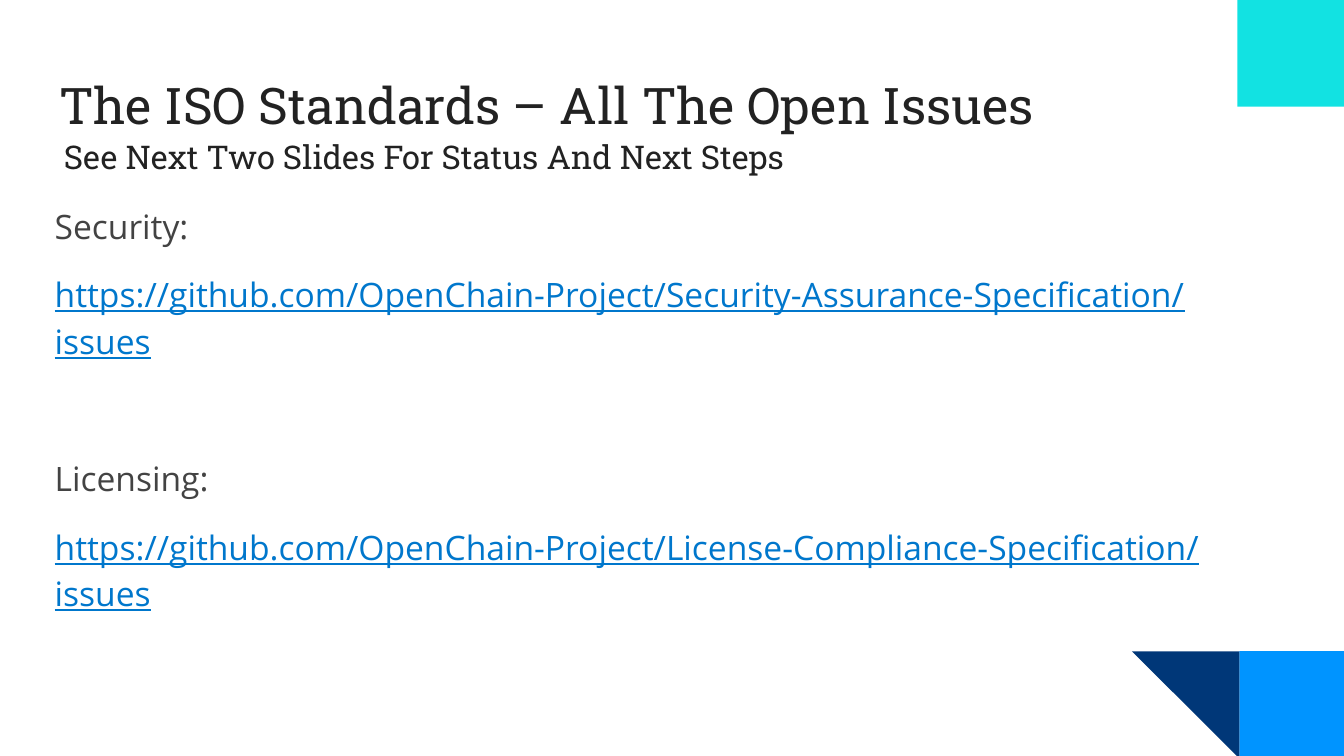
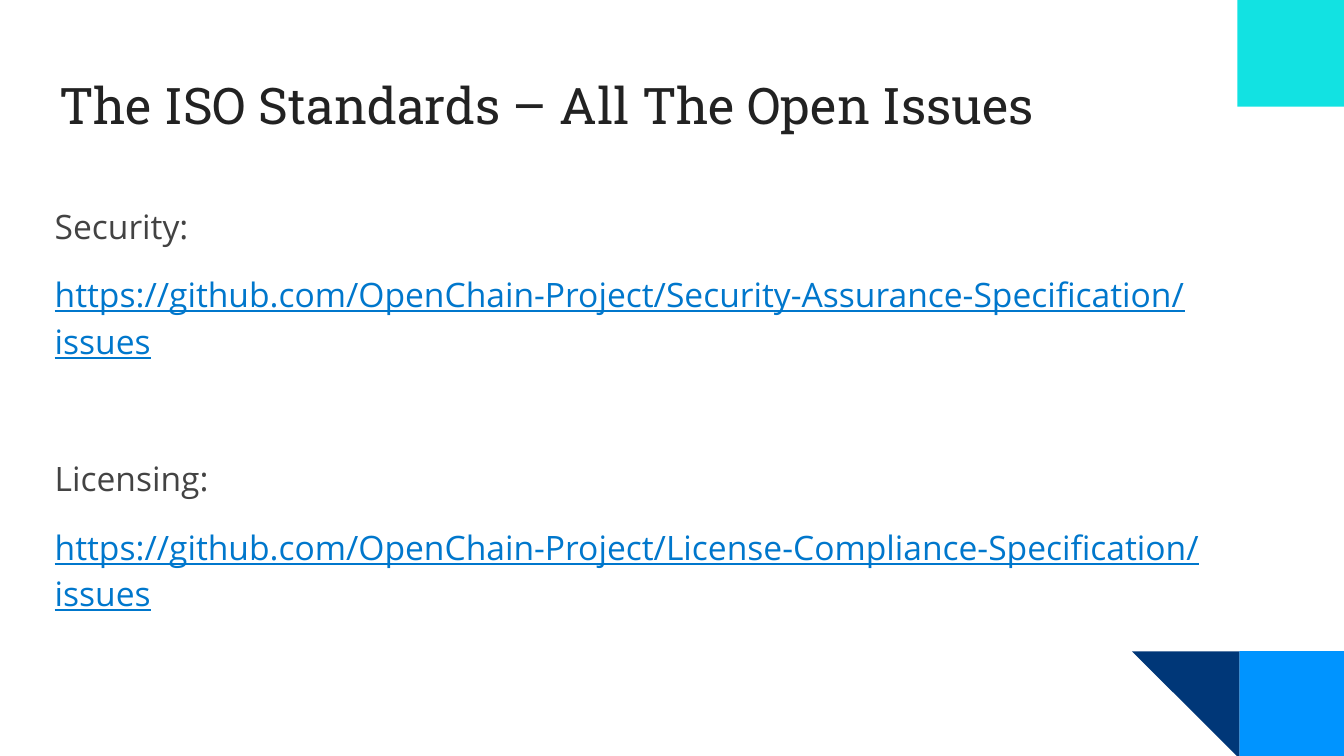
Before and after one commit to OpenChain-Project/Meeting-Slides, a slide deck: slide 13 of Slides/OpenChain-Monthly-Meeting-2024-03-19.pptx. Drawn at 1344x756 pixels with LibreOffice and Linux fonts; fonts in the diff are those of the drawing; background and template pictures are left out. Boxes give left, top, right and bottom in pixels: in the first picture for what was removed or moved away, otherwise in the second. Text is boxed around its words. In the diff, an @@ line names an element or a change of style, - is before the commit and + after.

```diff
--- a/Slides/OpenChain-Monthly-Meeting-2024-03-19.pptx
+++ b/Slides/OpenChain-Monthly-Meeting-2024-03-19.pptx
@@ text removed at (64, 144, 784, 176) @@
-See Next Two Slides For Status And Next Steps
```
Also in this commit, not shown: 1 other slide changed, 1 slide added.
